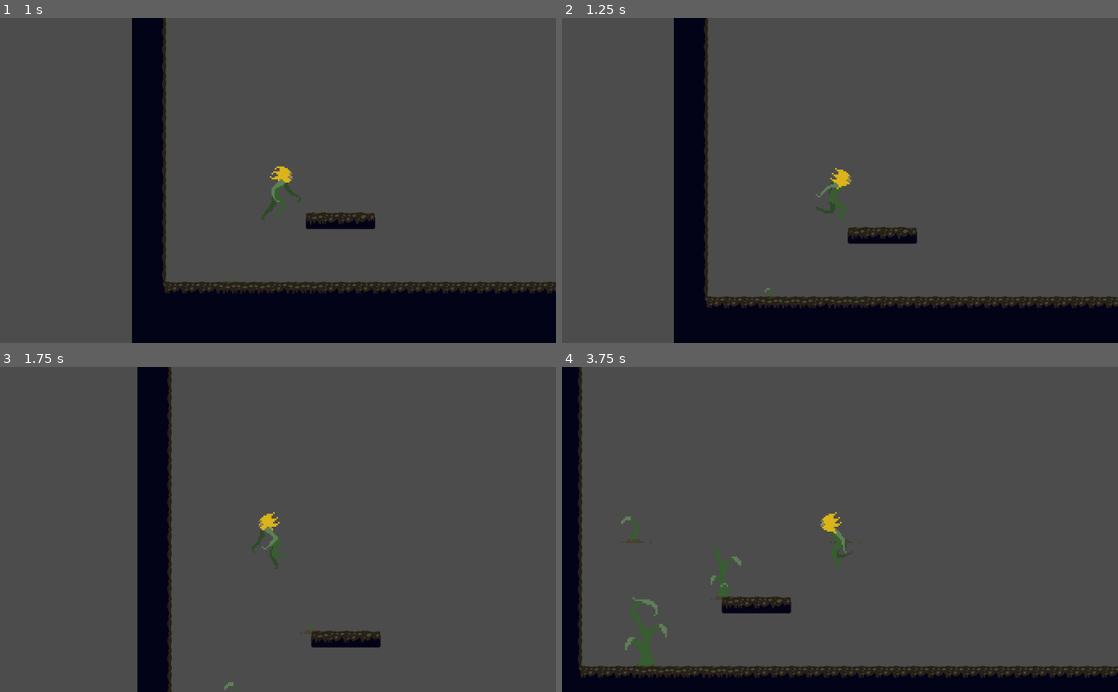
Above: before the commit, frames 1-4 (two rows, left to right).
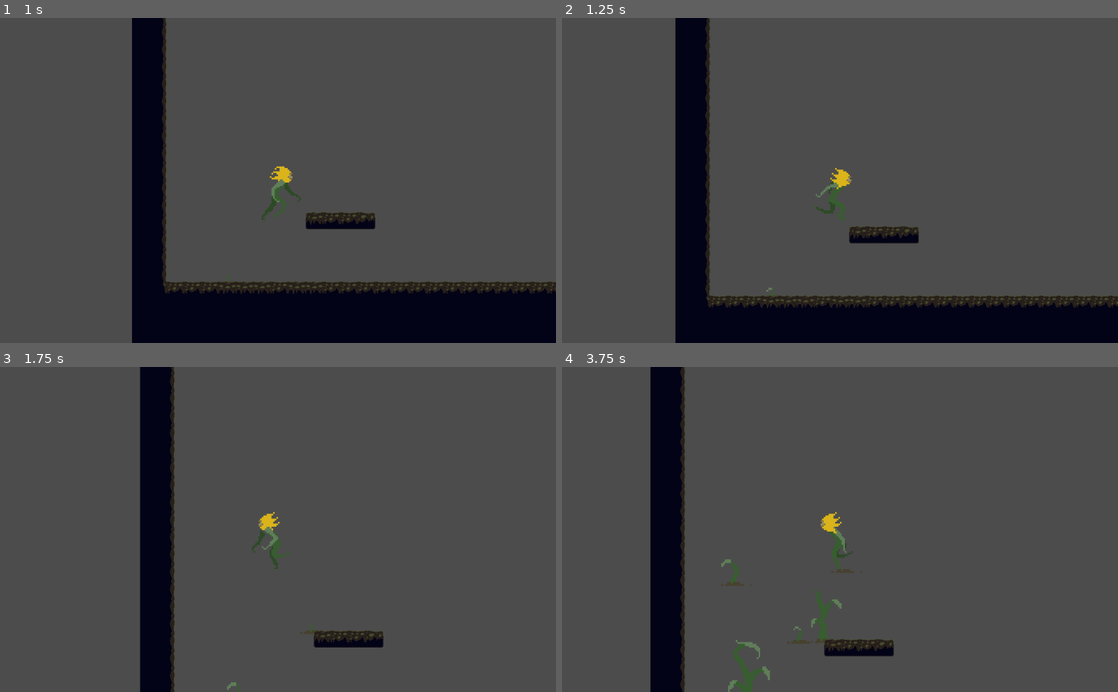
Above: after the commit, the same moments.

Repository: SpencerClark5/Bloom
Game: Godot game, scene res://Scenes/Game.tscn
Two runs of this game, one before a commit and one after it. Both use one fixed random seed, a clock stepped at 60 frames per second and the inputs below.
Inputs:
- Up to frame 1 (1 s): hold D (Right) from 0.53 s (still down); tap P (Plant) at 0.6 s; tap Space (Jump) at 0.77 s
- Up to frame 2 (1.25 s): keep holding D (Right)
- Up to frame 3 (1.75 s): release D (Right) at 1.28 s; hold A (Left) from 1.28 s (still down); tap P (Plant) at 1.35 s; tap Space (Jump) at 1.52 s
- Up to frame 4 (3.75 s): release A (Left) at 2.03 s; hold D (Right) 2.03-3.53 s; tap P (Plant) at 2.1, 2.85, 3.6 s; tap Space (Jump) at 3.02 s; hold A (Left) from 3.53 s (still down)

Frame 1 is identical in both runs. In frame 2, 1.9% of the frame differs, in the area x 20-100%, y 0-100%; in frame 3, 1.7%; in frame 4, 19%, in the area x 0-100%, y 0-100%.

Commit message:
planting push

Diff:
--- a/BloomGame/Scenes/Plant.tscn
+++ b/BloomGame/Scenes/Plant.tscn
@@ -80,7 +80,7 @@
 
 [node name="CollisionShape2D" type="CollisionPolygon2D" parent="KinematicBody2D"]
 position = Vector2( 121, -124 )
-polygon = PoolVector2Array( -60, 9, -44, -4, 17, -5, 36, 1, 53, 24, 51, 26, 30, 12, -45, 5, -61, 13 )
+polygon = PoolVector2Array( -60, 9, -44, -4, 17, -5, 36, 1, 45, 13, 45, 14, 30, 12, -45, 5, -61, 13 )
 one_way_collision = true
 
 [node name="AnimatedSprite" type="AnimatedSprite" parent="."]
--- a/BloomGame/Scripts/GameScript.gd
+++ b/BloomGame/Scripts/GameScript.gd
@@ -18,6 +18,7 @@
 	#get the position of the player to instance the node here
 	var PlantInstance = smallPlant.instance()
 	add_child(PlantInstance)
+	#gets the flora node and then gets the KinematicBody2D and grabs the global position of that
 	PlantInstance.global_position = get_node("Flora").get_child(0).get_global_position()
 	print("planted")
 
